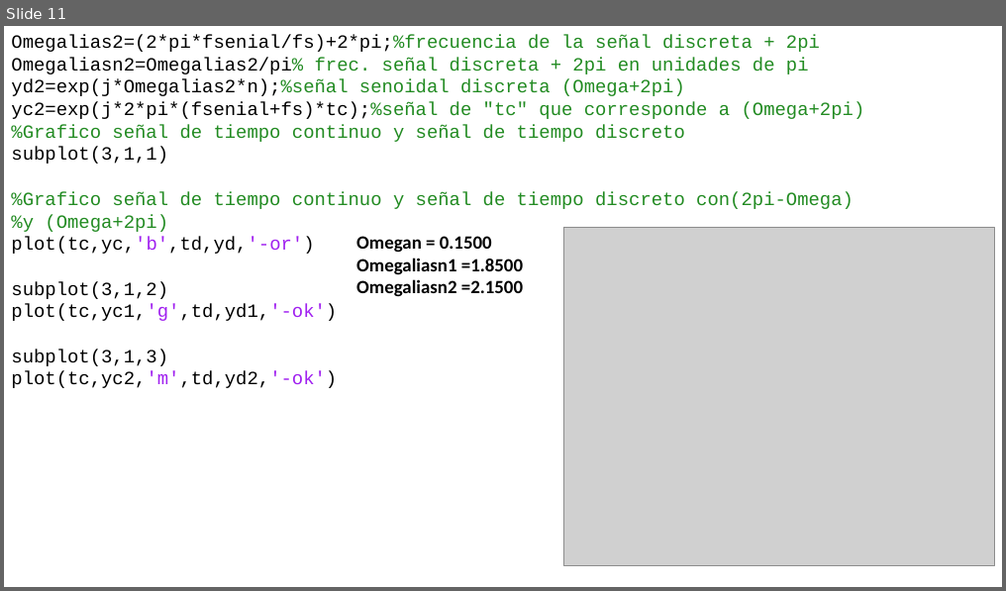
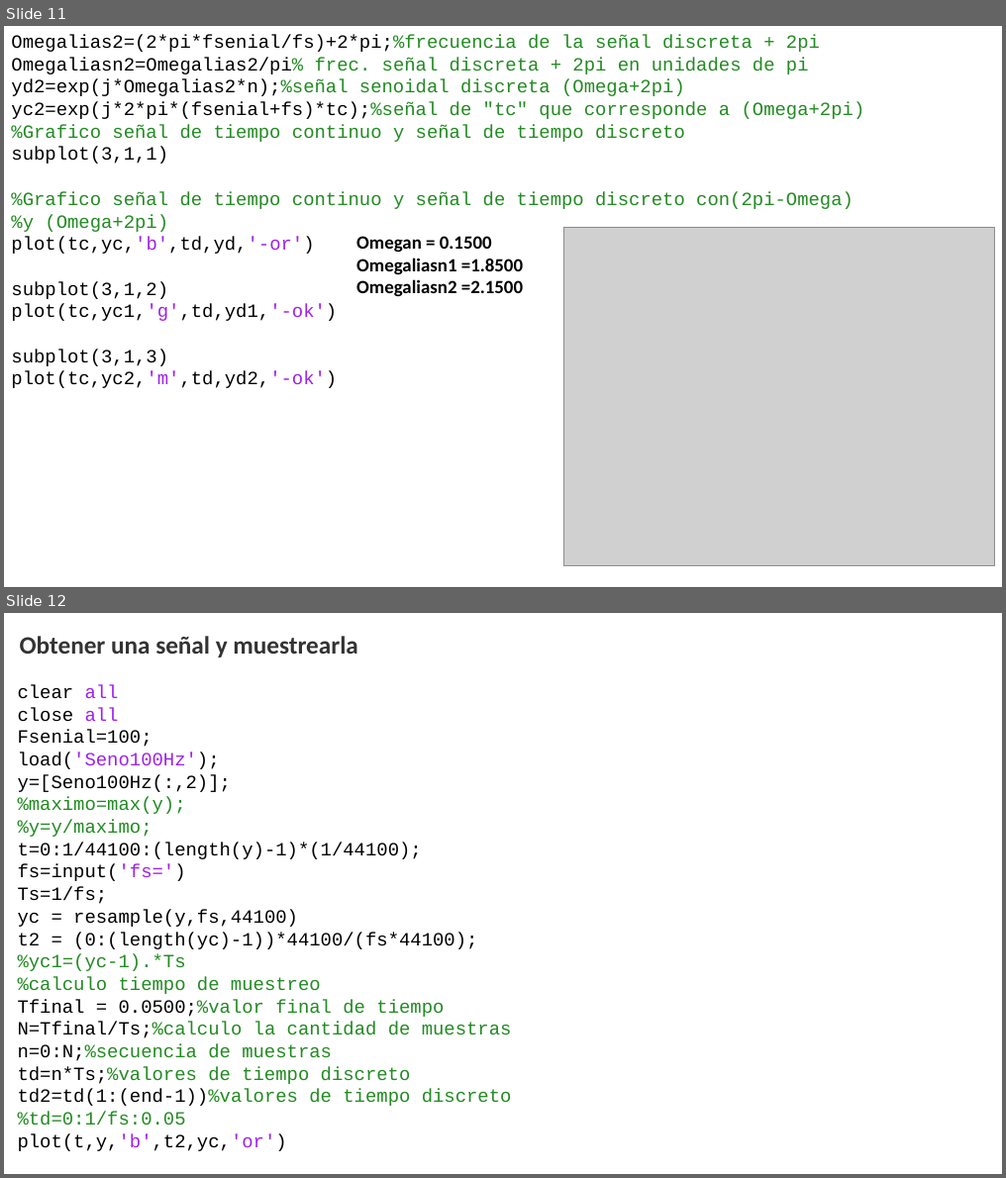
Before and after one commit to odeluigi/Analisis, a slide deck: TP1/Presentacion-TP-1.pptx. Shown one above the other, each under a label of ours: slide 11 before the commit, slides 11 and 12 after it. The pictures are 1006x591 and 1006x1178 pixels, drawn with LibreOffice and Linux fonts; fonts in the diff are those of the drawing; grey boxes stand for pictures. Boxes give left, top, right and bottom in pixels: in the first picture for what was removed or moved away, otherwise in the second. Text is boxed around its words. In the diff, an @@ line names an element or a change of style, - is before the commit and + after.

```diff
--- a/TP1/Presentacion-TP-1.pptx
+++ b/TP1/Presentacion-TP-1.pptx
@@ slide 12 added at [4, 613, 1002, 1174], background #FFFFFF @@
@@ text added at [20, 636, 357, 658], 24 pt, text #333333, bold @@
+Obtener una señal y muestrearla
@@ text added at [18, 685, 512, 1152], 18 pt, text #000000 @@
+clear all
+close all
+Fsenial=100;
+load('Seno100Hz');
+y=[Seno100Hz(:,2)];
+%maximo=max(y);
+%y=y/maximo;
+t=0:1/44100:(length(y)-1)*(1/44100);
+fs=input('fs=')
+Ts=1/fs;
+yc = resample(y,fs,44100)
+t2 = (0:(length(yc)-1))*44100/(fs*44100);
+%yc1=(yc-1).*Ts
+%calculo tiempo de muestreo
+Tfinal = 0.0500;%valor final de tiempo
+N=Tfinal/Ts;%calculo la cantidad de muestras
+n=0:N;%secuencia de muestras
+td=n*Ts;%valores de tiempo discreto
+td2=td(1:(end-1))%valores de tiempo discreto
+%td=0:1/fs:0.05
+plot(t,y,'b',t2,yc,'or')
```
Also in this commit, not shown: 1 slide changed, 3 other files.
